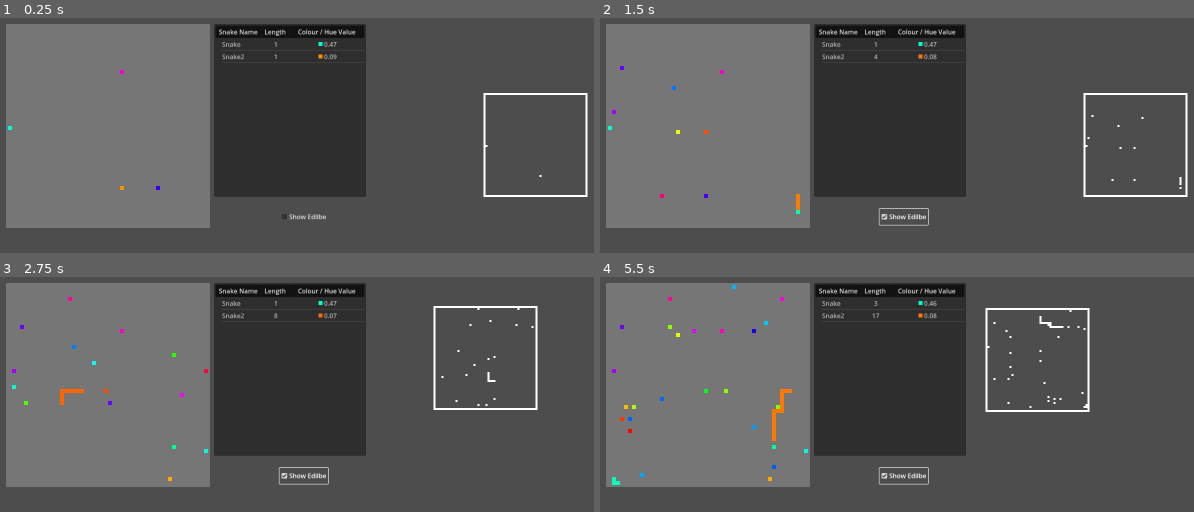
Above: before the commit, frames 1-4 (two rows, left to right).
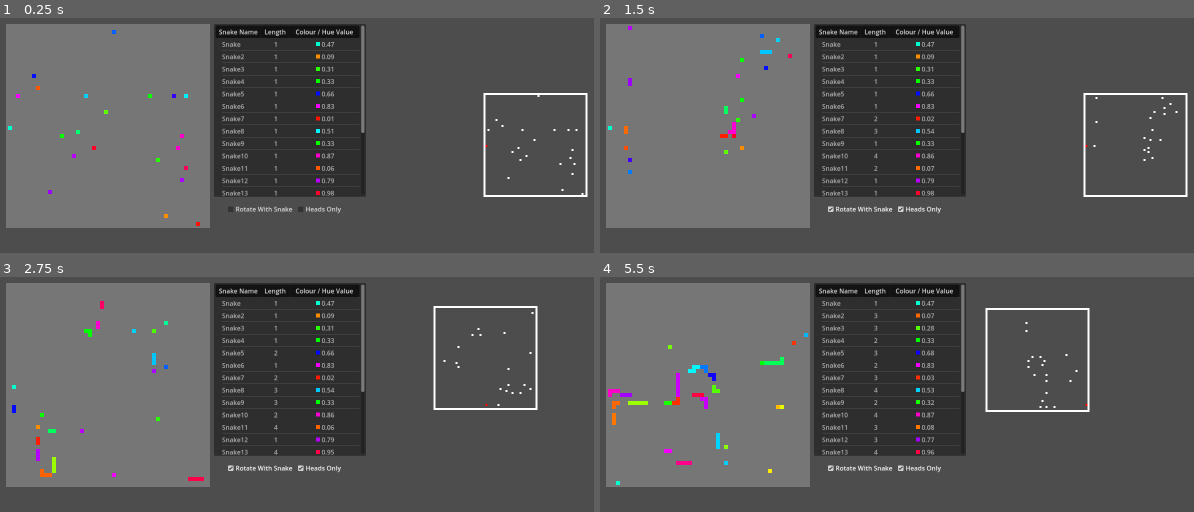
Above: after the commit, the same moments.

Repository: kwdChan/Snake-World
Game: Godot game, scene res://main.tscn
Two runs of this game, one before a commit and one after it. Both use one fixed random seed, a clock stepped at 60 frames per second and the inputs below.
Inputs (mouse positions are in pixels of both pictures, inside the frame that each line leads up to):
- Up to frame 1 (0.25 s): no input
- Up to frame 2 (1.5 s): click "Show Edilbe" (after the commit: "Heads Only") at 0.5 s; click (861, 208) at 1.25 s, where only the run after the commit has a clickable "Rotate With Snake"
- Up to frame 3 (2.75 s): hold Right (ui_right) from 2.03 s (still down)
- Up to frame 4 (5.5 s): release Right (ui_right) at 2.78 s; hold Down (ui_down) 2.78-3.53 s; hold Right (ui_right) 3.53-4.28 s; hold Up (ui_up) 4.28-5.03 s; hold Left (ui_left) from 5.03 s (still down)

The runs differ from the first frame. In frame 1, 2.4% of the frame differs, in the area x 2-99%, y 2-89%; in frame 2, 2.8%; in frame 3, 3.1%; in frame 4, 3.8%, in the area x 1-83%, y 2-89%.

Commit message:
added more options for vision

Diff:
--- a/Vision.gd
+++ b/Vision.gd
@@ -14,17 +14,18 @@
 
 	for grid_ in _grids_to_draw:
 		_draw_grid(grid_)
+	_draw_grid(Vector2i(0,0), Color(255,0,0))
 
 func draw_grids(grids):
 	_grids_to_draw = grids
 
 
-func _draw_grid(grid):
+func _draw_grid(grid, color=Color(1,1,1,1)):
 
 	var pix = grid2pix(grid)
 	draw_rect(
 		Rect2(pix.x, pix.y, _vision_grid_pix,_vision_grid_pix ),
-		Color(1,1,1,1)
+		color
 	)
 
 # Called every frame. 'delta' is the elapsed time since the previous frame.
--- a/env.gd
+++ b/env.gd
@@ -13,7 +13,7 @@
 const SNAKE_SCENE := preload("res://snake.tscn") as PackedScene
 
 const ECO_PARAMS = {
-	N_SNAKE = 2,
+	N_SNAKE = 20,
 	FOOD_INTERVAL = .1
 }
 
--- a/main.gd
+++ b/main.gd
@@ -1,8 +1,8 @@
 extends Control
 
 @onready var selected_snake: Snake = $Env.all_snakes[0]
-var show_edible = false
-
+var show_edible = true
+var vision_rotate = false
 func _ready():
 	pass
 
@@ -20,11 +20,13 @@
 	if the_snake == null:
 		return
 
-	var grids_to_show = the_snake.to_perspective($Env.get_inedible_grids()+$Env.world_boundry_grids)
+	var grids_to_show = the_snake.to_perspective(
+		$Env.get_inedible_grids()+$Env.world_boundry_grids,
+		vision_rotate)
 
 	if show_edible:
 		grids_to_show.append_array(
-			the_snake.to_perspective($Env.get_edible_grids())
+			the_snake.to_perspective($Env.get_edible_grids(), vision_rotate)
 		)
 
 	$Vision.draw_grids(grids_to_show)
@@ -39,5 +41,9 @@
 	selected_snake =  ($SnakeTable.get_snake_from_item($SnakeTable.get_selected()))
 
 func _on_vision_show_food_toggled(button_pressed):
+	show_edible = not button_pressed
 
-	show_edible = button_pressed
+
+
+func _on_vision_rotate_toggled(button_pressed):
+	vision_rotate = button_pressed
--- a/main.tscn
+++ b/main.tscn
@@ -37,14 +37,22 @@
 script = ExtResource("2_7ybtq")
 
 [node name="VisionControl" type="HBoxContainer" parent="Vision"]
-offset_left = -510.0
-offset_top = 164.0
-offset_right = -470.0
-offset_bottom = 204.0
+offset_left = -644.0
+offset_top = 145.0
+offset_right = -352.0
+offset_bottom = 185.0
+metadata/_edit_group_ = true
+
+[node name="VisionRotate" type="CheckBox" parent="Vision/VisionControl"]
+layout_mode = 2
+focus_mode = 0
+text = "Rotate With Snake"
 
 [node name="VisionShowFood" type="CheckBox" parent="Vision/VisionControl"]
 layout_mode = 2
-text = "Show Edilbe"
+focus_mode = 0
+text = "Heads Only"
 
 [connection signal="item_selected" from="SnakeTable" to="." method="_on_snake_table_item_selected"]
+[connection signal="toggled" from="Vision/VisionControl/VisionRotate" to="." method="_on_vision_rotate_toggled"]
 [connection signal="toggled" from="Vision/VisionControl/VisionShowFood" to="." method="_on_vision_show_food_toggled"]
--- a/snake.gd
+++ b/snake.gd
@@ -137,14 +137,13 @@
 		return new_angle/TAU
 
 
-
-func to_perspective(grids: Array[Vector2i]) -> Array[Vector2i]:
+func to_perspective(grids: Array[Vector2i], to_rotate=true) -> Array[Vector2i]:
 	if not len(nodes):
 		push_warning("zero len snake")
 		return []
 	var origin = nodes[0].grid_pos
 
-	var _rotation = Vector2(nodes[0].direction).angle_to(Vector2.UP)
+	var _rotation = Vector2(nodes[0].direction).angle_to(Vector2.UP) if to_rotate else 0
 
 	var transformed: Array[Vector2i] = []
 
